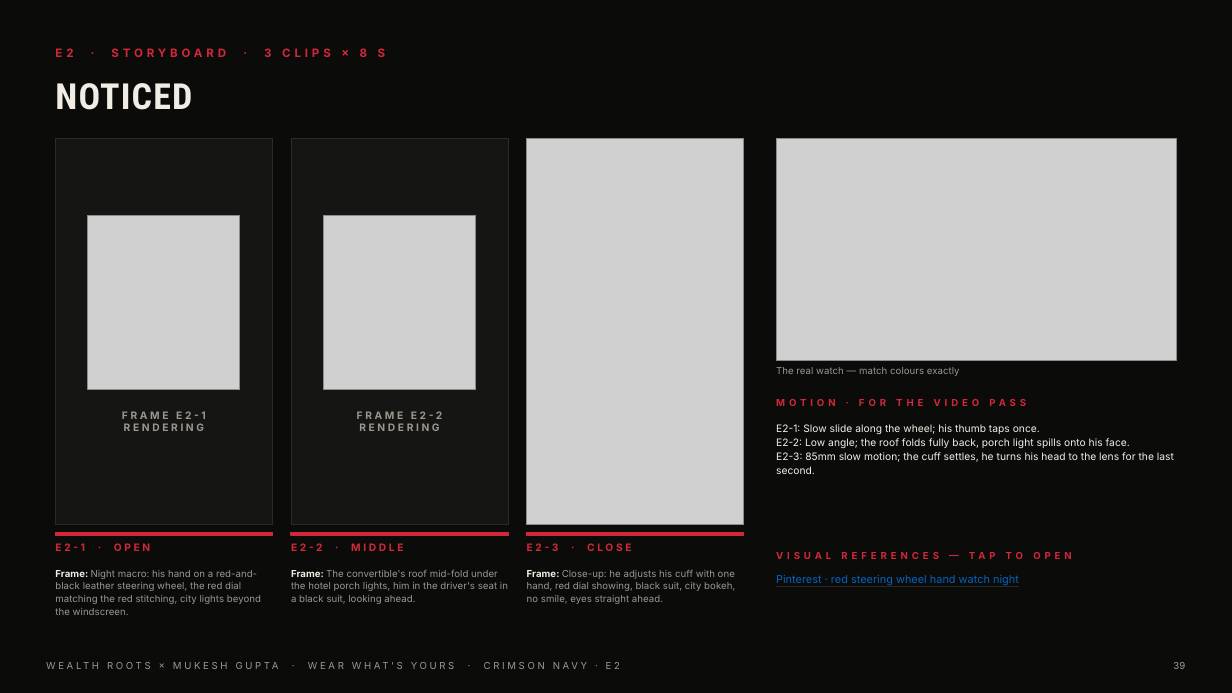
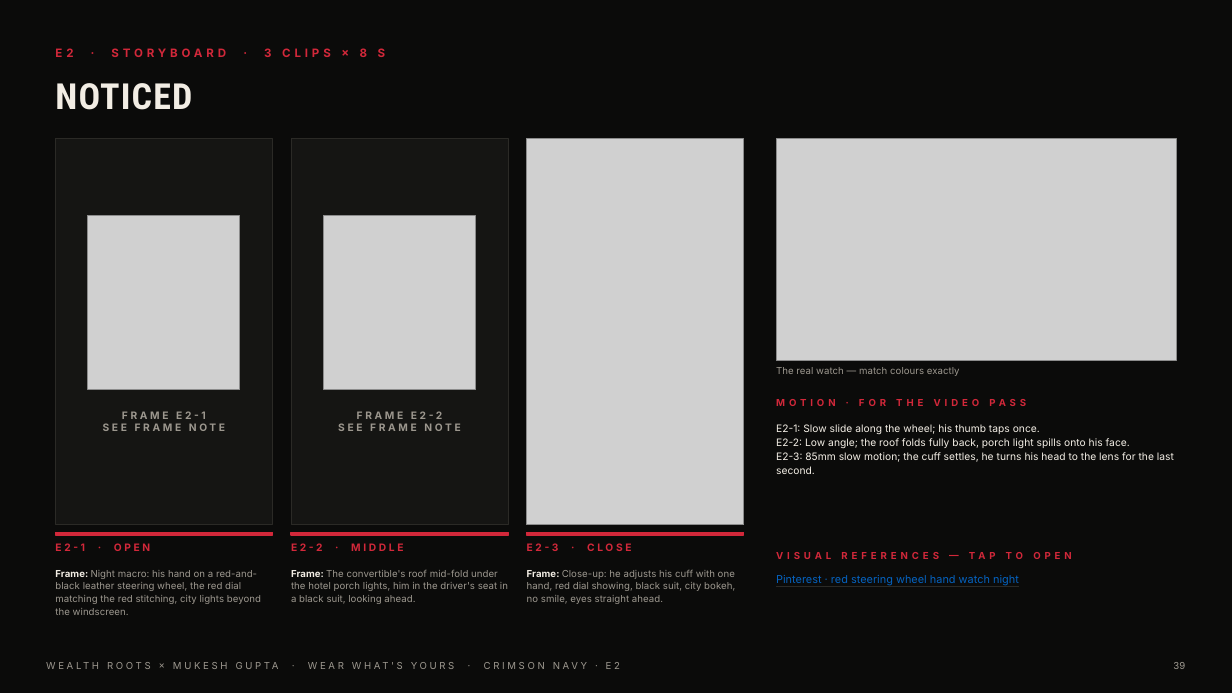
Before and after one commit to sage-media-official/pitchdeck, a slide deck: slide 39 of Wealth-Roots-Wear-Whats-Yours.pptx. Drawn at 1232x693 pixels with LibreOffice and Linux fonts; fonts in the diff are those of the drawing; grey boxes stand for pictures. Boxes give left, top, right and bottom in pixels: in the first picture for what was removed or moved away, otherwise in the second. Text is boxed around its words. In the diff, an @@ line names an element or a change of style, - is before the commit and + after.

```diff
--- a/Wealth-Roots-Wear-Whats-Yours.pptx
+++ b/Wealth-Roots-Wear-Whats-Yours.pptx
@@ text at bbox=[103, 423, 225, 431]: text changed @@
-RENDERING
+SEE FRAME NOTE
@@ text at bbox=[338, 423, 460, 431]: text changed @@
-RENDERING
+SEE FRAME NOTE
```
Also in this commit, not shown: 11 other slides changed.
